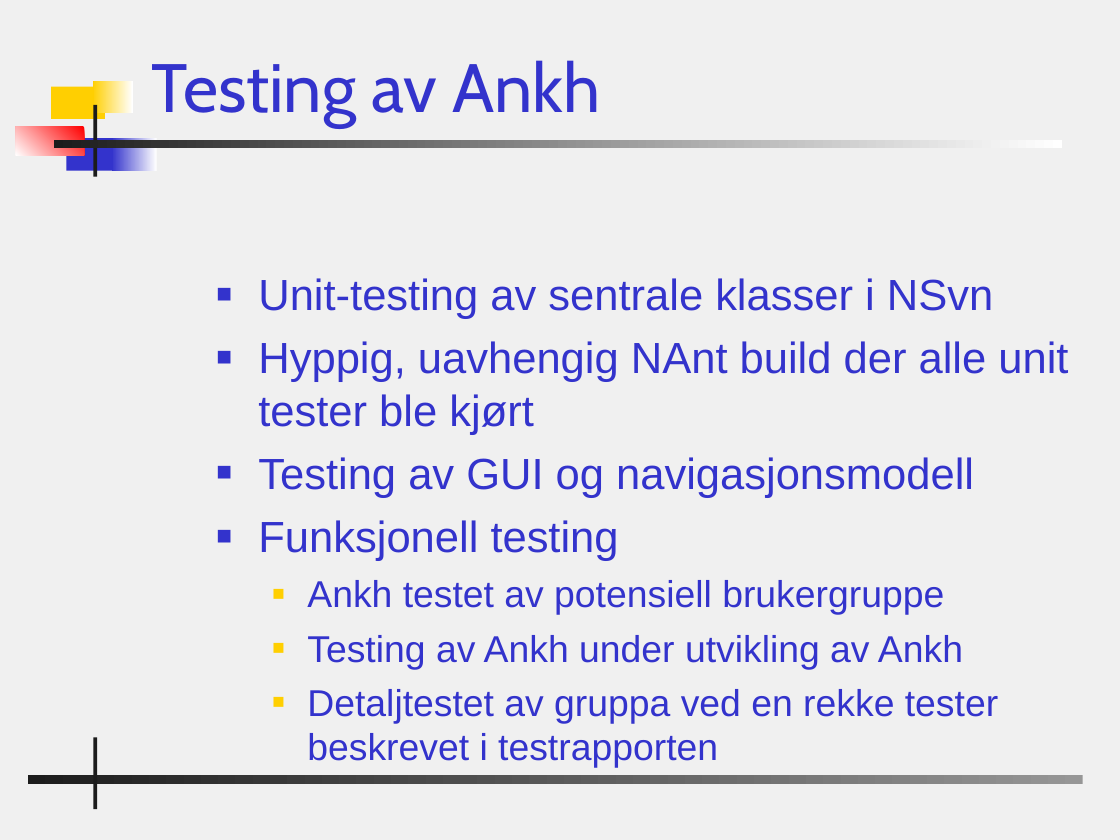
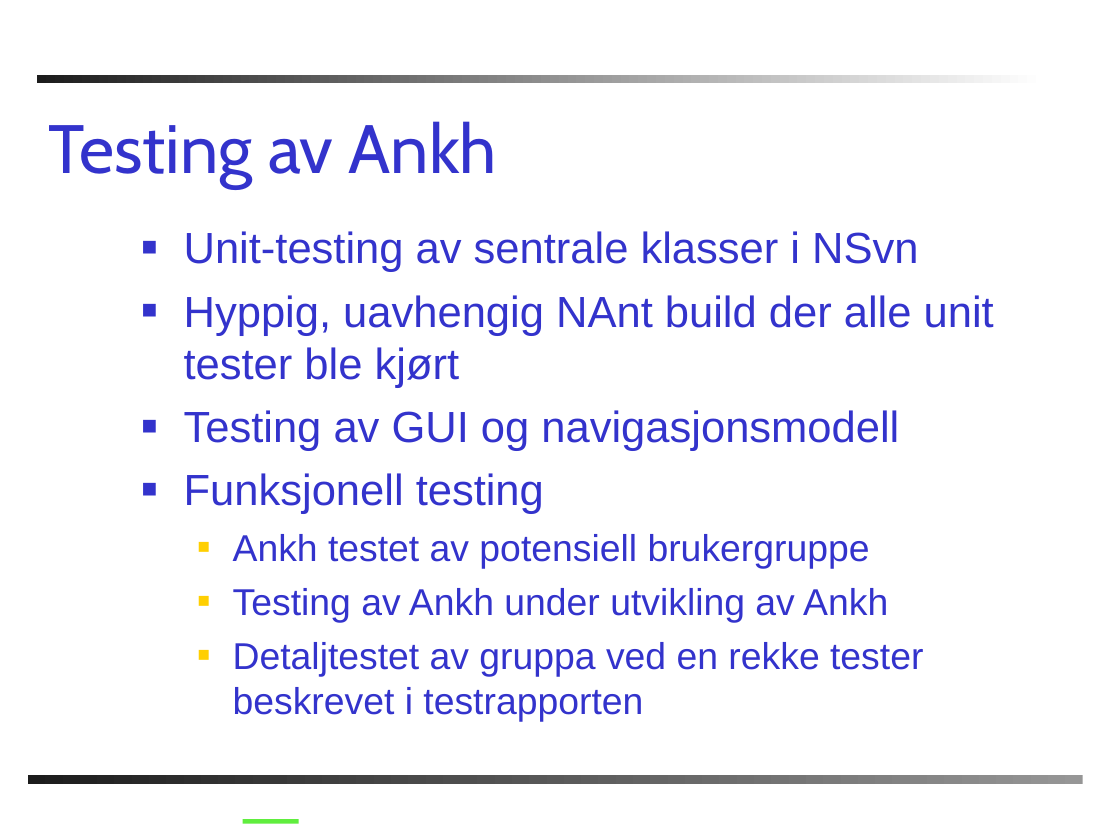
Before and after one commit to chucker/AnkhSVN, a slide deck: slide 13 of doc/powerpoint/Subversion_addin_for_VS.NET.ppt (slide 15 before the commit). Drawn at 1120x840 pixels with LibreOffice and Linux fonts; fonts in the diff are those of the drawing; background and template pictures are left out. Boxes give left, top, right and bottom in pixels: in the first picture for what was removed or moved away, otherwise in the second. Text is boxed around its words. In the diff, an @@ line names an element or a change of style, - is before the commit and + after.

```diff
--- a/doc/powerpoint/Subversion_addin_for_VS.NET.ppt
+++ b/doc/powerpoint/Subversion_addin_for_VS.NET.ppt
@@ background #F0F0F0 to #FFFFFF @@
@@ rectangle: place and size @@
-rectangle at [54,140,1062,149]
+rectangle at [37,75,1045,84]
@@ rectangle removed at [52,86,105,119] @@
@@ rectangle removed at [93,81,133,113] @@
@@ title "Testing av Ankh": place and size @@
-title "Testing av Ankh" at [152,60,600,127]
+title "Testing av Ankh" at [48,121,497,189]
@@ rectangle removed at [93,105,96,177] @@
@@ rectangle removed at [16,127,84,156] @@
@@ rectangle removed at [66,138,118,170] @@
@@ rectangle removed at [112,138,157,170] @@
@@ text "Unit-testing av sentrale klasser i ...": place and size @@
-text "Unit-testing av sentrale klasser i ..." at [258,278,1068,768]
+text "Unit-testing av sentrale klasser i ..." at [184,231,994,722]
@@ rectangle removed at [93,737,96,809] @@
@@ line added from (243, 821) to (299, 821), #60EE3E 3 pt @@
```
Also in this commit, not shown: 22 other slides changed, 1 slide added, 1 slide removed.
